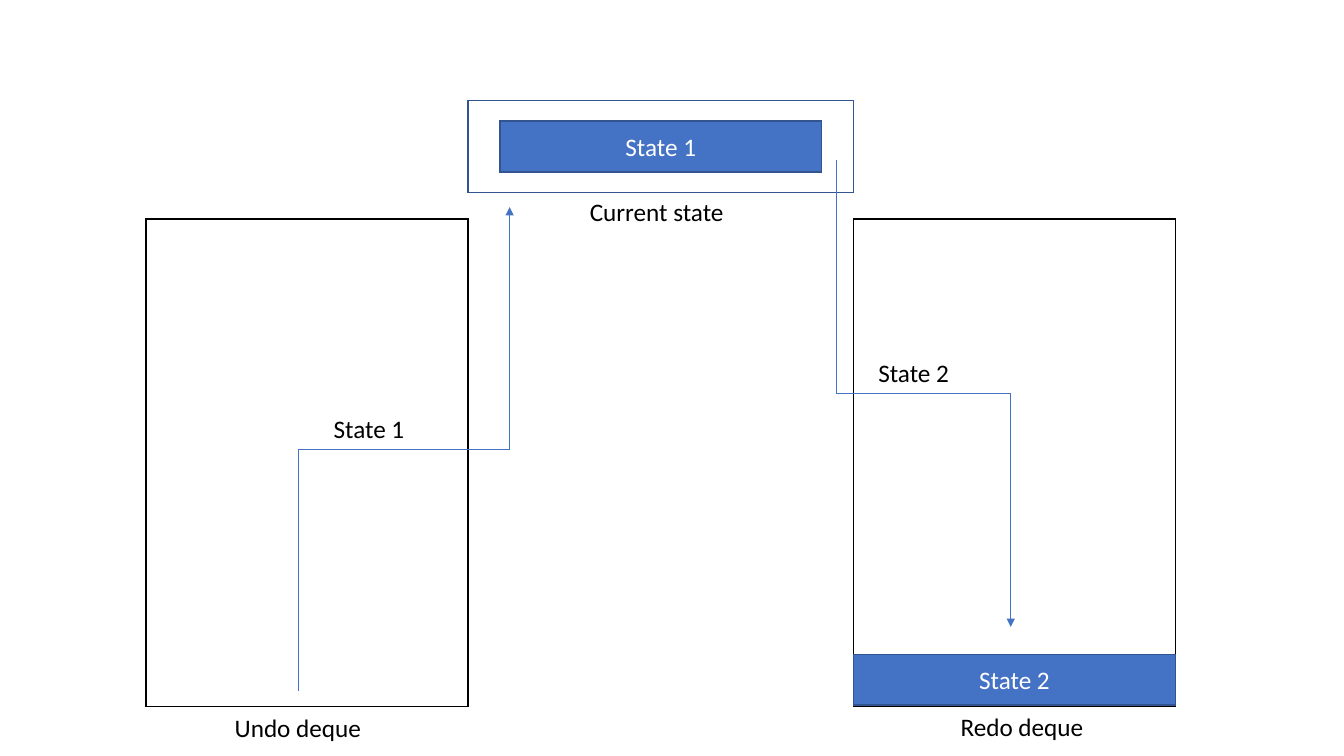
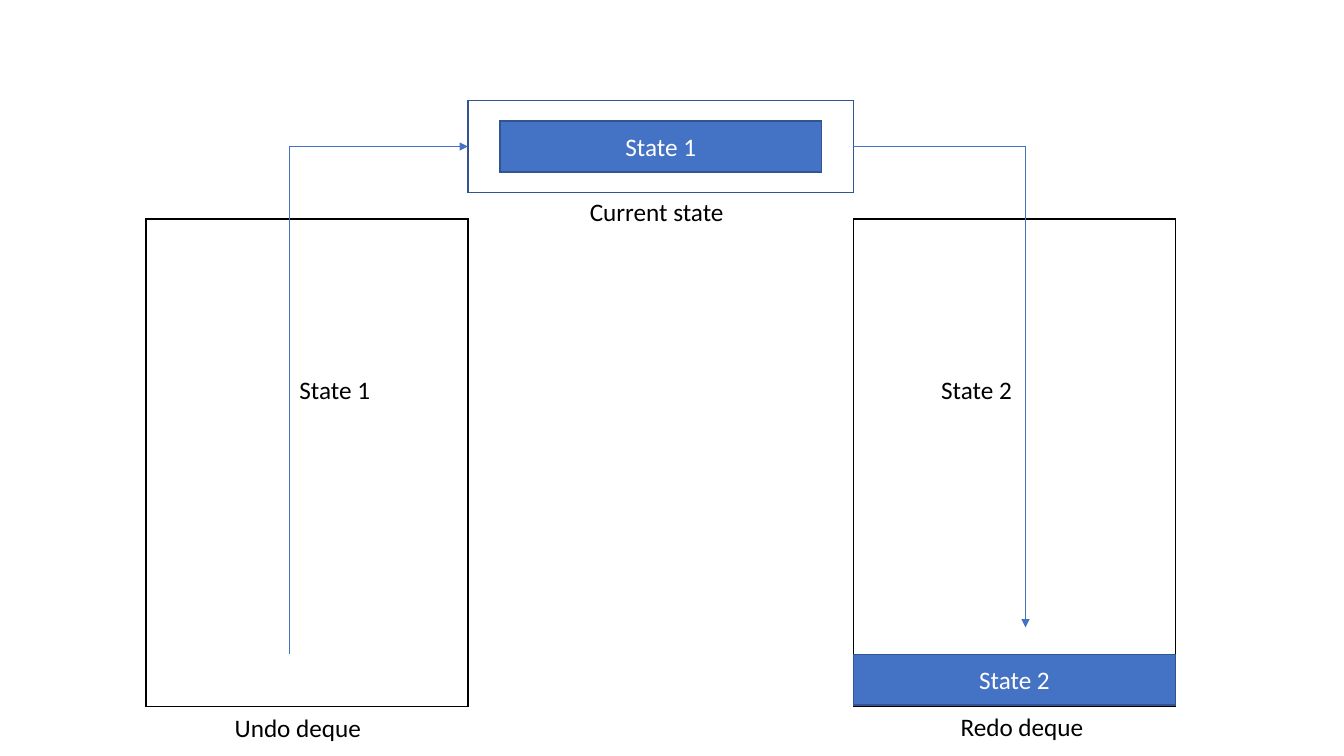
Before and after one commit to pennhanlee/tp, a slide deck: slide 3 of docs/diagrams/UndoRedoStateDiagrams.pptx. Drawn at 1344x756 pixels with LibreOffice and Linux fonts; fonts in the diff are those of the drawing. Boxes give left, top, right and bottom in pixels: in the first picture for what was removed or moved away, otherwise in the second. Text is boxed around its words. In the diff, an @@ line names an element or a change of style, - is before the commit and + after.

```diff
--- a/docs/diagrams/UndoRedoStateDiagrams.pptx
+++ b/docs/diagrams/UndoRedoStateDiagrams.pptx
@@ elbow arrow moved from (298, 691) - (510, 208) to (289, 654) - (468, 146) @@
@@ elbow arrow moved from (836, 160) - (1011, 627) to (854, 146) - (1025, 627) @@
@@ text "State 1": place and size @@
-text "State 1" at [334,421,404,438]
+text "State 1" at [299,382,370,400]
@@ text "State 2": place and size @@
-text "State 2" at [878,365,949,382]
+text "State 2" at [941,382,1012,399]
```
Also in this commit, not shown: 3 other slides changed, 12 other files.
